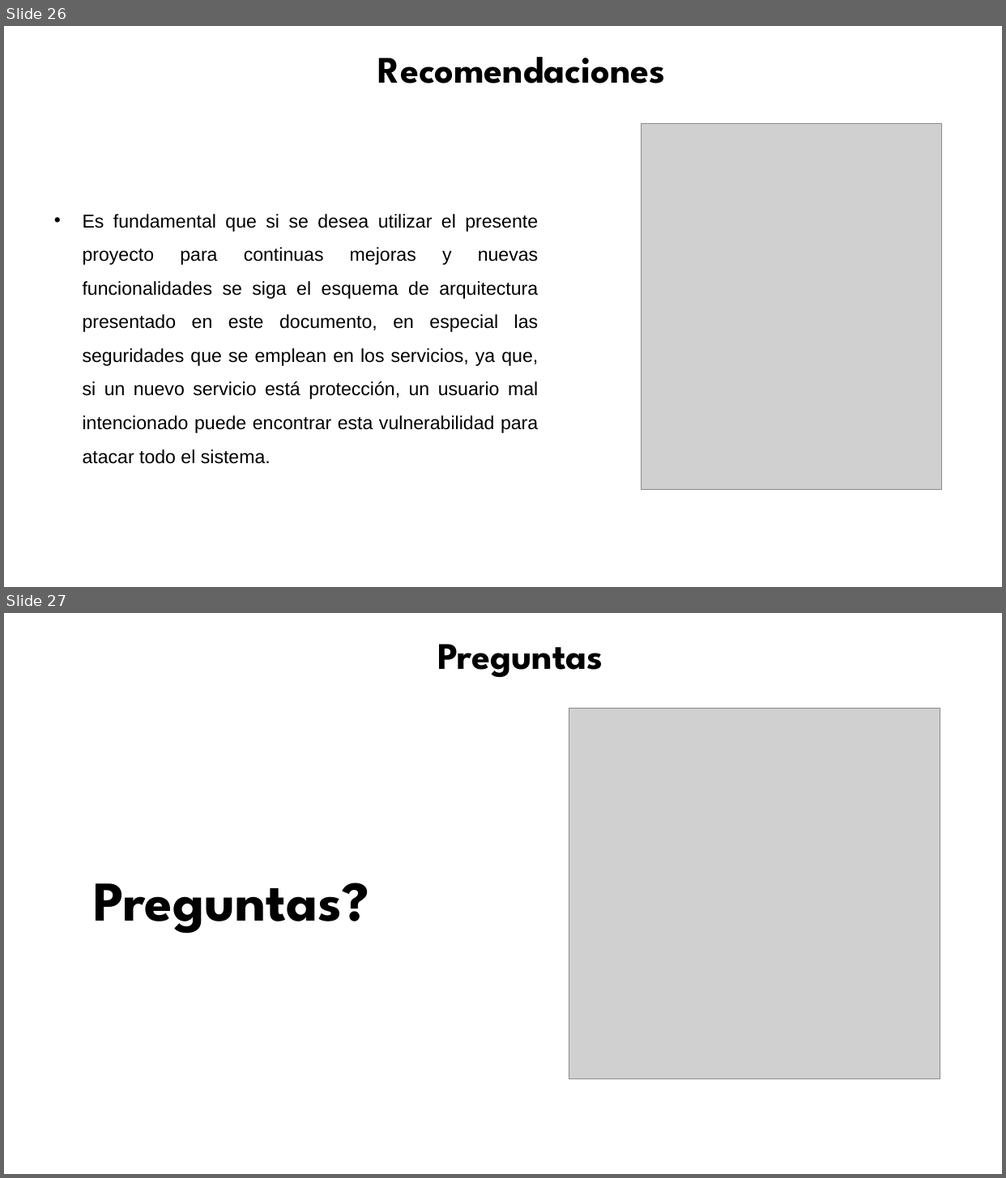
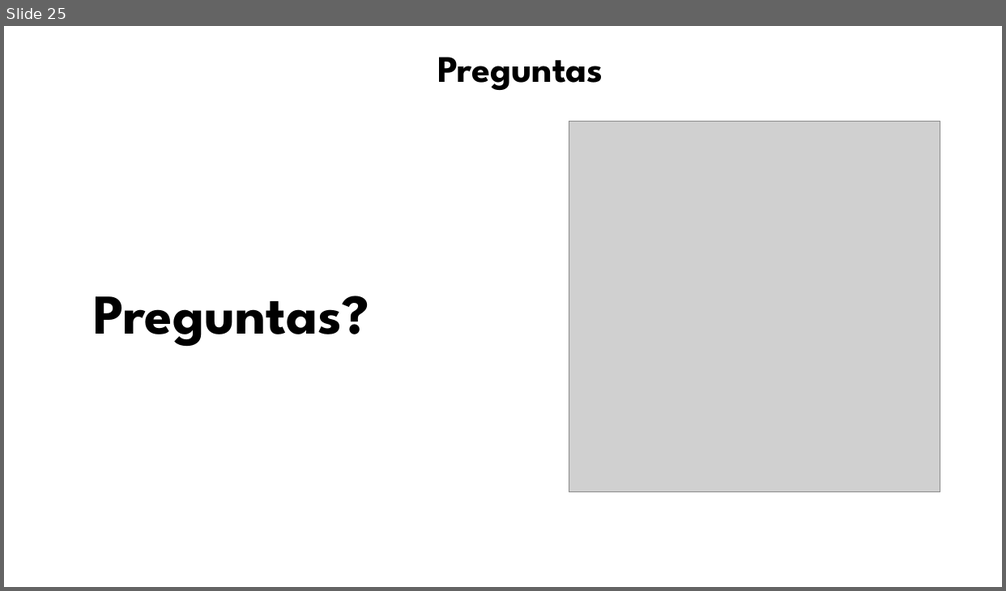
Before and after one commit to dach1996/ElectionSystem, a slide deck: Documents/Formatopresentacion UISRAEL.pptx. Shown one above the other, each under a label of ours: slides 26 and 27 before the commit, slide 25 after it. The pictures are 1006x1178 and 1006x591 pixels, drawn with LibreOffice and Linux fonts; fonts in the diff are those of the drawing; grey boxes stand for pictures; background and template pictures are left out. Boxes give left, top, right and bottom in pixels: in the first picture for what was removed or moved away, otherwise in the second. Text is boxed around its words. In the diff, an @@ line names an element or a change of style, - is before the commit and + after.

```diff
--- a/Documents/Formatopresentacion UISRAEL.pptx
+++ b/Documents/Formatopresentacion UISRAEL.pptx
@@ slide 26 removed at [4, 26, 1002, 587], background #FFFFFF @@
@@ text removed at [378, 57, 666, 84] @@
-Recomendaciones
@@ picture removed at [641, 123, 942, 490] @@
@@ text removed at [83, 214, 539, 464] @@
-• Es fundamental que si se desea utilizar el presente proyecto para continuas mejoras y nuevas funcionalidades se siga el esquema de arquitectura presentado en este documento, en especial las seguridades que se emplean en los servicios, ya que, si un nuevo servicio está protección, un usuario mal intencionado puede encontrar esta vulnerabilidad para atacar todo el sistema.
@@ what was slide 27 is now slide 25 @@
```
Also in this commit, not shown: 9 slides changed, 10 slides added, 11 other slides removed, 29 other files.
